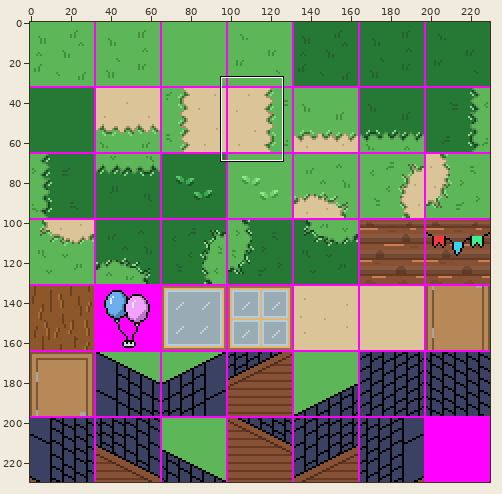
Two states of a sprite sheet, Resources/Tilesheet.png. Above, an overview of the earlier version with the close-up marked.
Close-up. Before the edit:
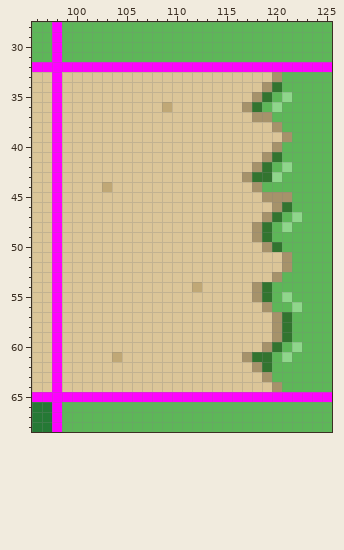
The file is 230x230 pixels. Colours within 5 levels of each other are drawn and written as one. Shown: x 96..125, y 28..68. The commit also changed other parts of the picture, which this record leaves out.
After:
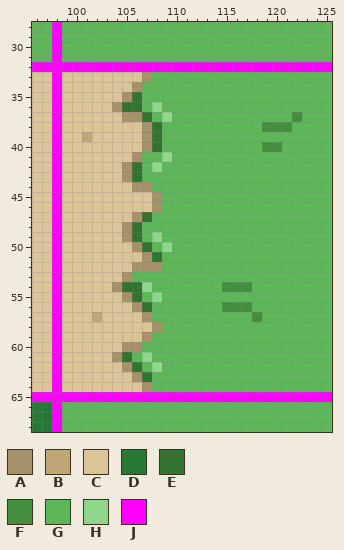
Palette (. is transparent): A #a6926a  B #c0a876  C #dbc598  D #257935  E #32742f  F #438f3e  G #5db758  H #8fd78b  J #ff00ff
Changes in this commit:
y 33: x 107..120 CCCCCCCCCCCCCA -> AGGGGGGGGGGGGG
y 34: x 106..120 CCCCCCCCCCCCCAE -> AGGGGGGGGGGGGGG
y 35: x 105..119 CCCCCCCCCCCCCAE -> AEGGGGGGGGGGGGG; x 121 H -> G
y 36: x 104..118 CCCCCBCCCCCCCAE -> AEEGHGGGGGGGGGG; x 120 H -> G
y 37: x 105..119 CCCCCCCCCCCCCAA -> AAEGHGGGGGGGGGG; x 122 G -> F
y 38: x 107..121 CCCCCCCCCCCCCAG -> AEGGGGGGGGGGFFF
y 39: x 101 C -> B; x 107..121 CCCCCCCCCCCCCCA -> AEGGGGGGGGGGGGG
y 40: x 107..120 CCCCCCCCCCCCCA -> AEGGGGGGGGGGFF
y 41: x 106..120 CCCCCCCCCCCCCAE -> AGGHGGGGGGGGGGG
y 42: x 105..119 CCCCCCCCCCCCCAE -> AEGHGGGGGGGGGGG; x 121 H -> G
y 43: x 105..120 CCCCCCCCCCCCAEEH -> AEGGGGGGGGGGGGGG
y 44: x 103 B -> C; x 106..118 CCCCCCCCCCCCA -> AAGGGGGGGGGGG
y 45: x 108..121 CCCCCCCCCCCAAA -> AGGGGGGGGGGGGG
y 46: x 108..121 CCCCCCCCCCCCAE -> AGGGGGGGGGGGGG
y 47: x 106..120 CCCCCCCCCCCCCAE -> AEGGGGGGGGGGGGG; x 122 H -> G
y 48: x 105..119 CCCCCCCCCCCCCAE -> AEGGGGGGGGGGGGG; x 121 H -> G
y 49: x 105..119 CCCCCCCCCCCCCAE -> AEGHGGGGGGGGGGG
y 50: x 106..120 CCCCCCCCCCCCCAE -> AEGHGGGGGGGGGGG
y 51: x 107..121 CCCCCCCCCCCCCCA -> AEGGGGGGGGGGGGG
y 52: x 106..121 CCCCCCCCCCCCCCCA -> AAAGGGGGGGGGGGGG
y 53: x 105..120 CCCCCCCCCCCCCCCA -> AGGGGGGGGGGGGGGG
y 54: x 104..119 CCCCCCCCBCCCCCAE -> AEEHGGGGGGGFFFGG
y 55: x 105..119 CCCCCCCCCCCCCAE -> AEGHGGGGGGGGGGG; x 121 H -> G
y 56: x 106..119 CCCCCCCCCCCCCA -> AEGGGGGGGFFFGG; x 122 H -> G
y 57: x 102 C -> B; x 107..121 CCCCCCCCCCCCCAE -> AGGGGGGGGGGFGGG
y 58: x 108..121 CCCCCCCCCCCCAE -> AGGGGGGGGGGGGG
y 59: x 107..121 CCCCCCCCCCCCCAE -> AGGGGGGGGGGGGGG
y 60: x 105..120 CCCCCCCCCCCCCCAE -> AAGGGGGGGGGGGGGG; x 122 H -> G
y 61: x 104..119 BCCCCCCCCCCCCAEE -> AEGHGGGGGGGGGGGG; x 121 H -> G
y 62: x 105..119 CCCCCCCCCCCCCAE -> AEGHGGGGGGGGGGG
y 63: x 106..119 CCCCCCCCCCCCCA -> AEGGGGGGGGGGGG
y 64: x 107..120 CCCCCCCCCCCCCA -> AGGGGGGGGGGGGG
